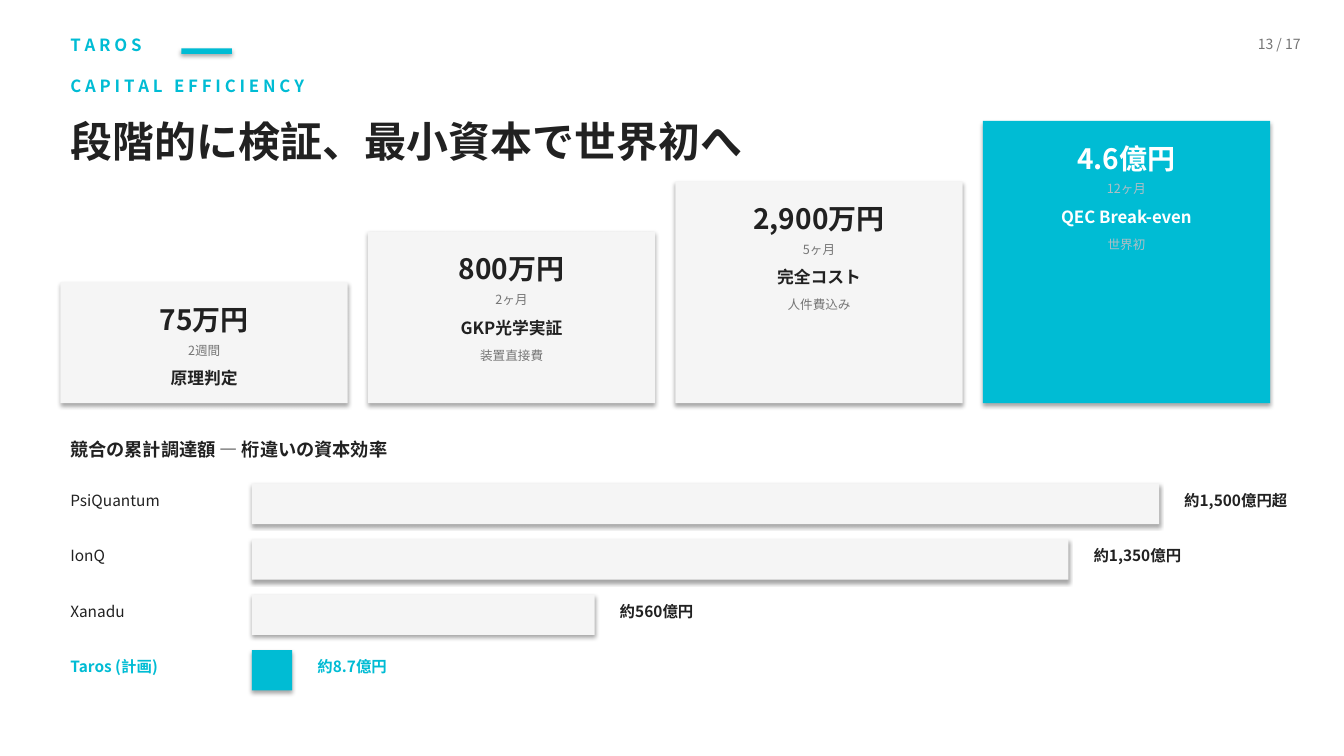
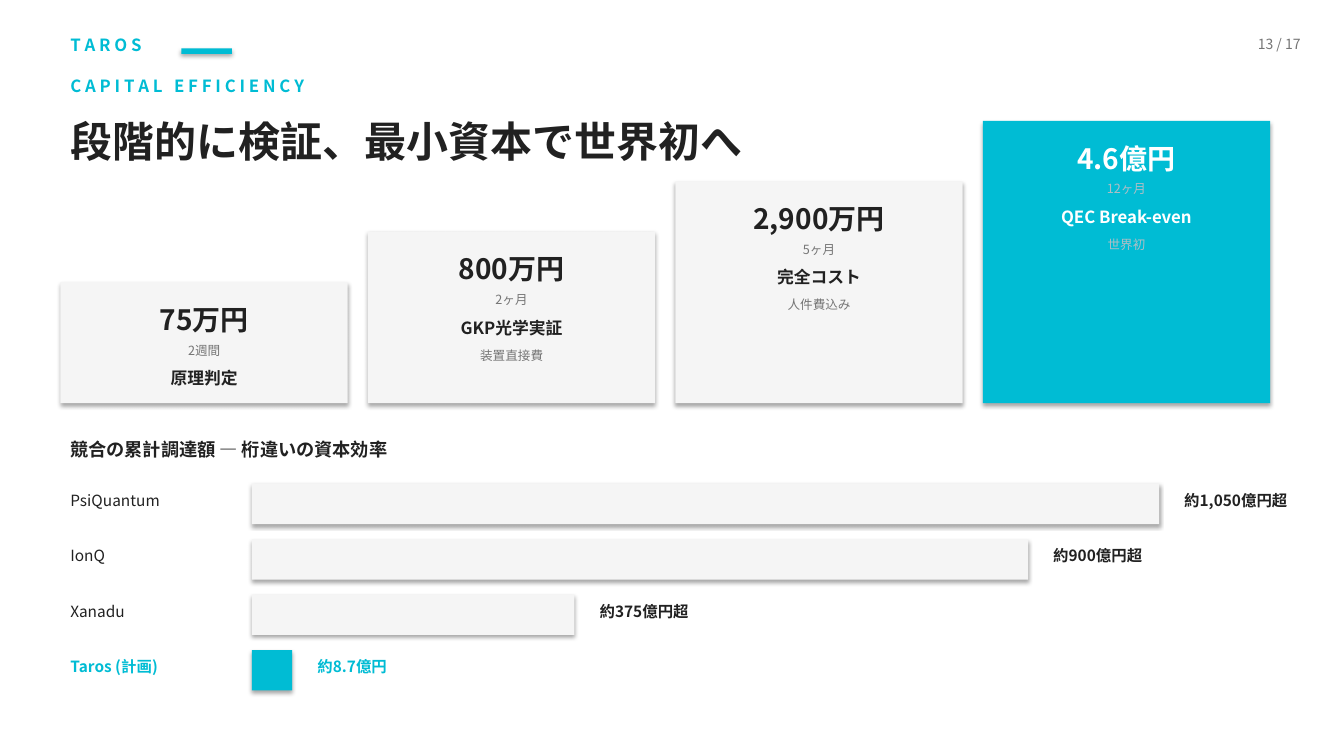
Before and after one commit to TomohiroTani28/Taros, a slide deck: slide 13 of assets/TAROS_Investor_Pitch_Revised.pptx. Drawn at 1344x756 pixels with LibreOffice and Linux fonts; fonts in the diff are those of the drawing. Boxes give left, top, right and bottom in pixels: in the first picture for what was removed or moved away, otherwise in the second. Text is boxed around its words. In the diff, an @@ line names an element or a change of style, - is before the commit and + after.

```diff
--- a/assets/TAROS_Investor_Pitch_Revised.pptx
+++ b/assets/TAROS_Investor_Pitch_Revised.pptx
@@ text at [1184,493,1287,509]: text changed @@
-約1,500億円超
+約1,050億円超
@@ rectangle: place and size @@
-rectangle at [252,539,1069,580]
+rectangle at [252,539,1028,580]
@@ text at [1053,548,1142,563]: text changed @@
-約1,350億円
+約900億円超
@@ rectangle: place and size @@
-rectangle at [252,595,595,635]
+rectangle at [252,595,575,635]
@@ text at [600,604,689,619]: text changed @@
-約560億円
+約375億円超
```
Also in this commit, not shown: 1 other slide changed, 2 other files.
